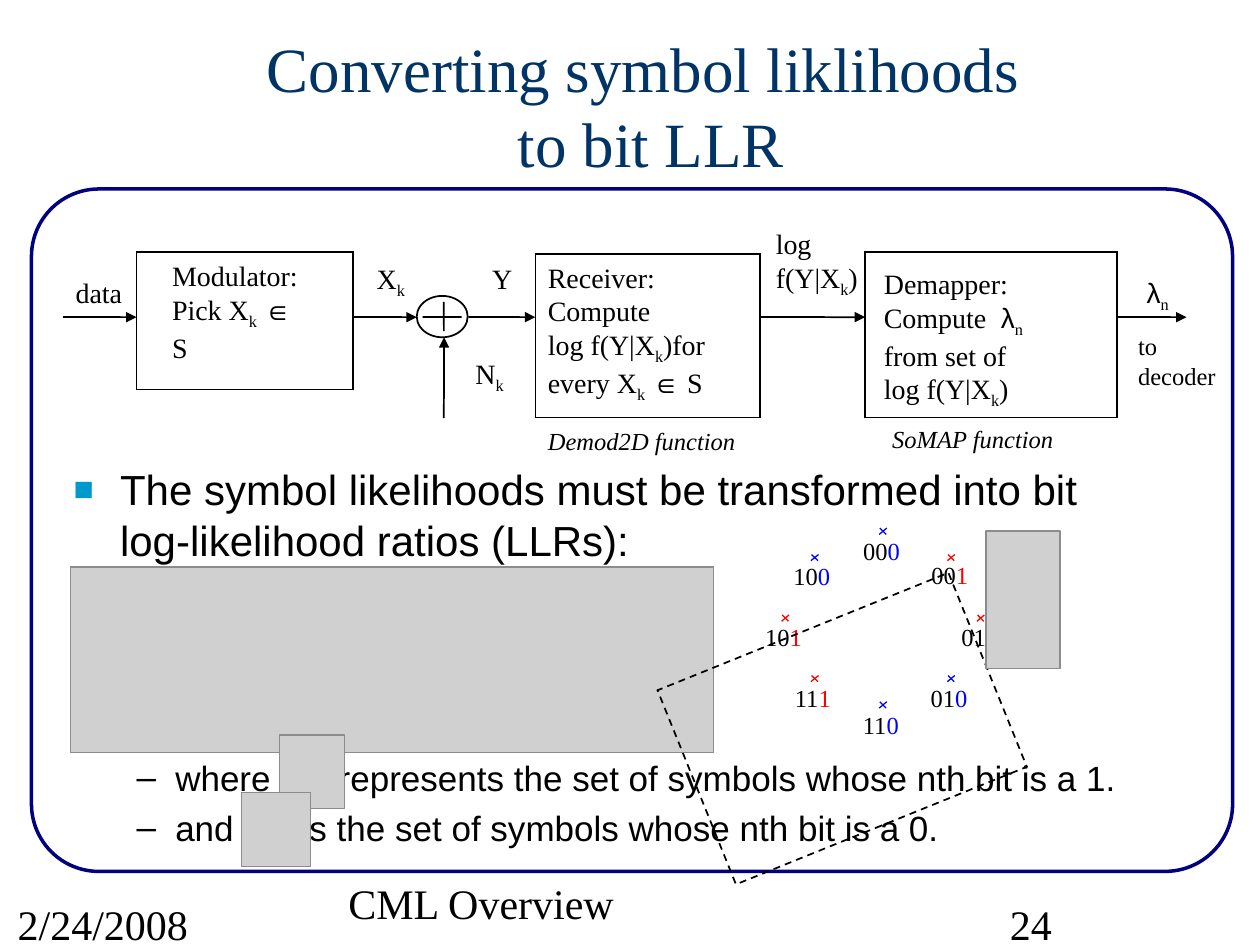
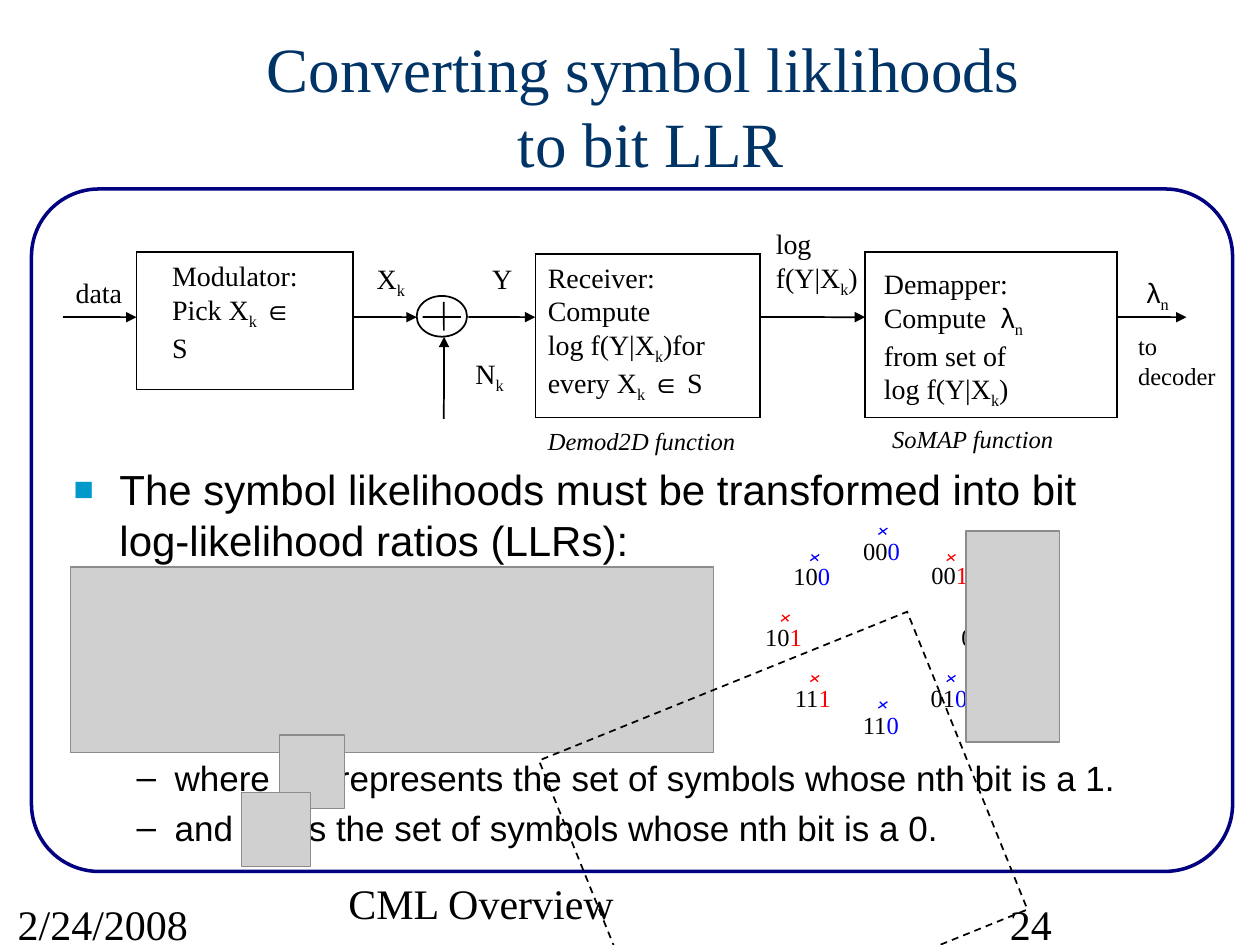
Before and after one commit to wvu-wcrl/PCS, a slide deck: slide 24 of pcs/projects/cml/doc/src/CMLoverview.ppt. Drawn at 1260x945 pixels with LibreOffice and Linux fonts; fonts in the diff are those of the drawing; grey boxes stand for pictures. Boxes give left, top, right and bottom in pixels: in the first picture for what was removed or moved away, otherwise in the second. Text is boxed around its words. In the diff, an @@ line names an element or a change of style, - is before the commit and + after.

Commit message:
Added EXIT tutorial to CML overview slides.

```diff
--- a/pcs/projects/cml/doc/src/CMLoverview.ppt
+++ b/pcs/projects/cml/doc/src/CMLoverview.ppt
@@ text "The symbol likelihoods must be ..." at box(119, 474, 1114, 848): indent changed @@
@@ picture: place and size @@
-picture at box(985, 530, 1060, 668)
+picture at box(966, 530, 1060, 742)
@@ rectangle: place and size @@
-rectangle at box(658, 573, 1027, 884)
+rectangle at box(539, 611, 1027, 945)
@@ line removed from (984, 615) to (976, 621) @@
@@ line removed from (978, 615) to (984, 621) @@
@@ text "CML Overview" rewrapped from box(348, 891, 614, 920) to box(348, 886, 614, 927) @@
```
Also in this commit, not shown: 86 other slides changed, 3 slides added, 1 slide removed, 1 other file.
